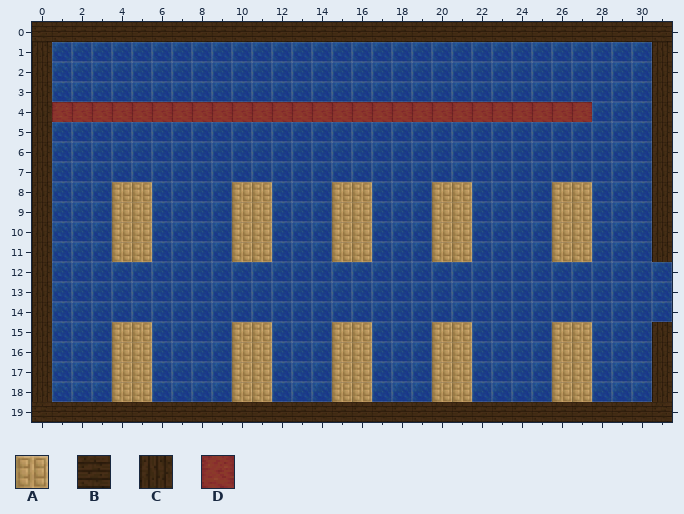
Tiled map (JSON): assets/tilemaps/Cafeteria.json. The picture above is the old version.
Cells are 32x32 px. Shown: x 0..31, y 0..19.
Key: from "tilemap_cafeteria": A 1, B 2, C 3, D 4.
_ is an empty cell.
Layers that did not change in this view are not listed.
Layer "Colisionables" before, first column x 0:
 0 BBBBBBBBBBBBBBBBBBBBBBBBBBBBBBBB
 1 C______________________________C
 2 C______________________________C
 3 C______________________________C
 4 CDDDDDDDDDDDDDDDDDDDDDDDDDDD___C
 5 C______________________________C
 6 C______________________________C
 7 C______________________________C
 8 C___AA____AA___AA___AA____AA___C
 9 C___AA____AA___AA___AA____AA___C
10 C___AA____AA___AA___AA____AA___C
11 C___AA____AA___AA___AA____AA___C
12 C_______________________________
13 C_______________________________
14 C_______________________________
15 C___AA____AA___AA___AA____AA___C
16 C___AA____AA___AA___AA____AA___C
17 C___AA____AA___AA___AA____AA___C
18 C___AA____AA___AA___AA____AA___C
19 BBBBBBBBBBBBBBBBBBBBBBBBBBBBBBBB
Now the later version:
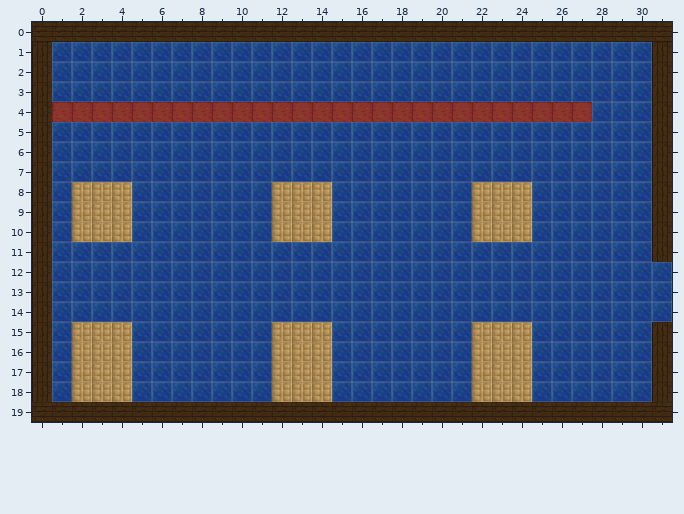
Difference:
Changed rows in their new state; . is an unchanged cell.
Layer "Colisionables":
first column x 2:
 8 AA._....__AAA__...__AAA.__
 9 AA._....__AAA__...__AAA.__
10 AA._....__AAA__...__AAA.__
11 ..__....__...__...__....__
first column x 2:
15 AA._....__AAA__...__AAA.__
16 AA._....__AAA__...__AAA.__
17 AA._....__AAA__...__AAA.__
18 AA._....__AAA__...__AAA.__
